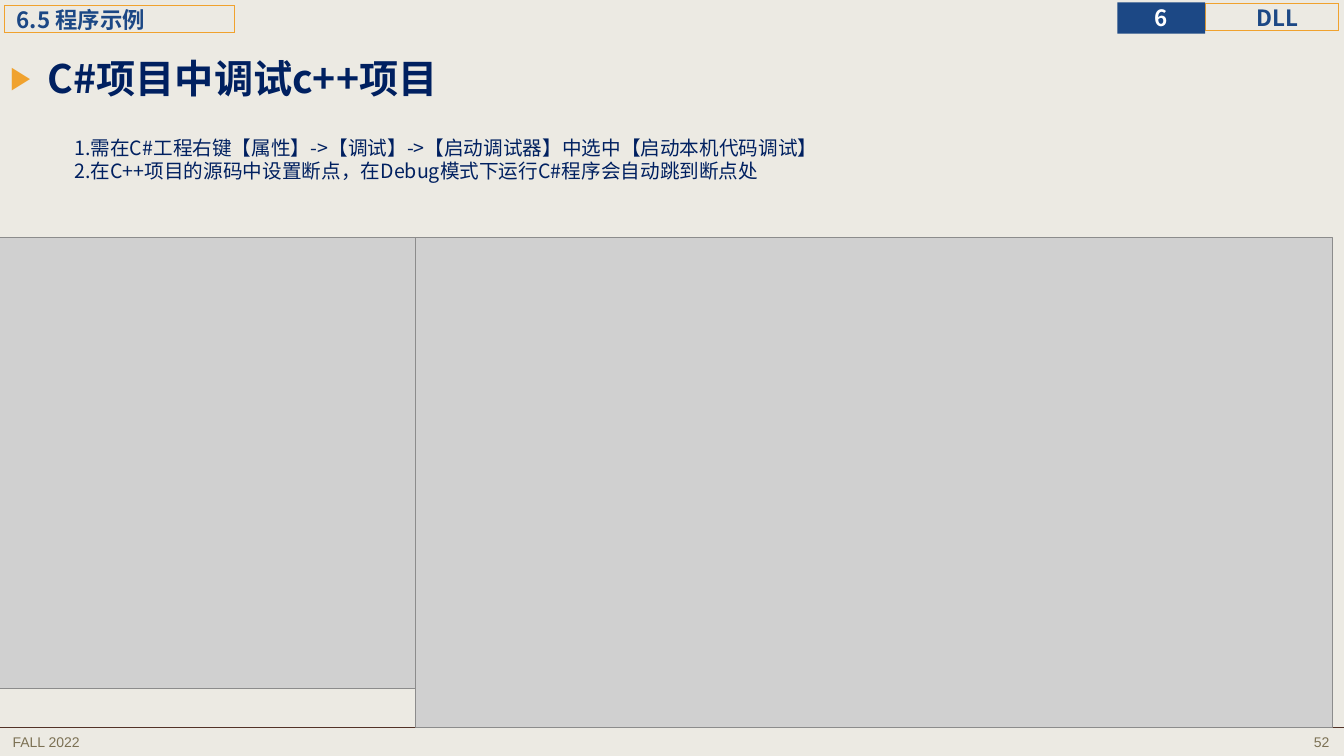
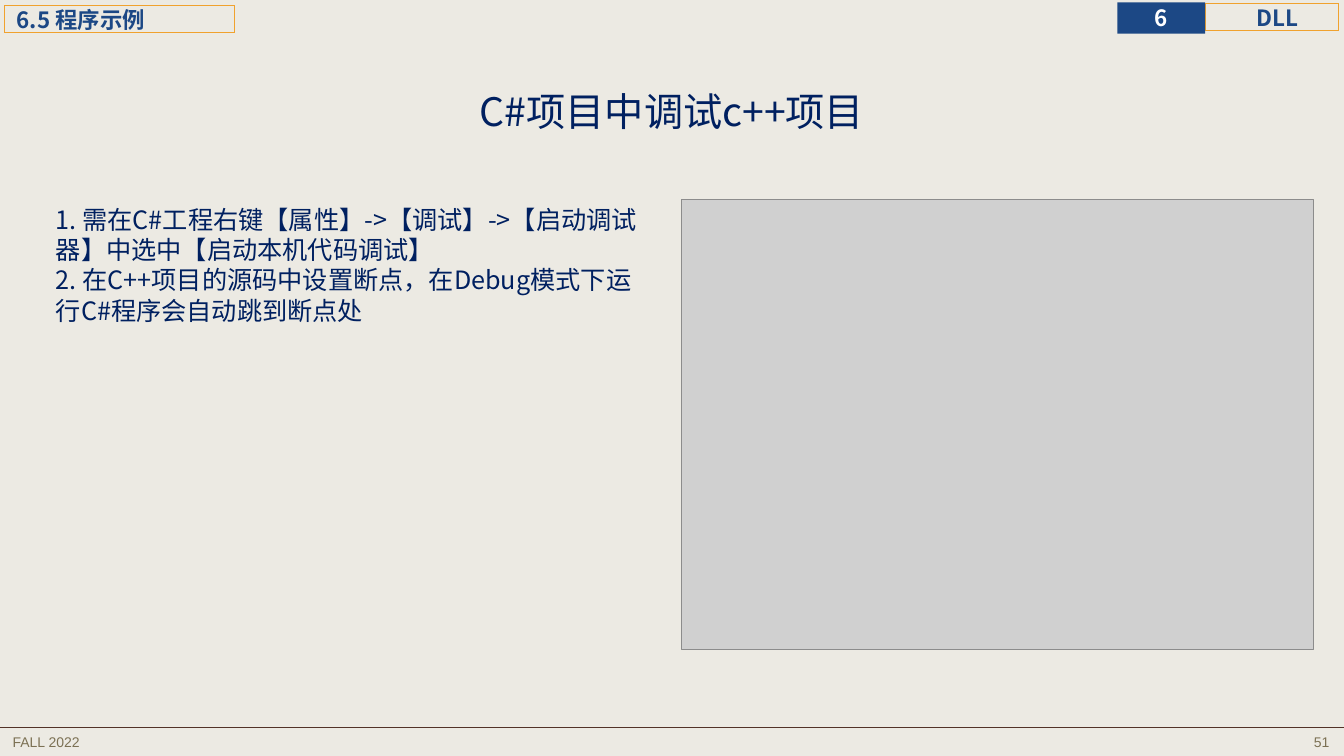
Before and after one commit to principleWindows/win-principle-2022, a slide deck: slide 51 of slides/instruction/principleWindows_6.pptx (slide 52 before the commit). Drawn at 1344x756 pixels with LibreOffice and Linux fonts; fonts in the diff are those of the drawing; grey boxes stand for pictures. Boxes give left, top, right and bottom in pixels: in the first picture for what was removed or moved away, otherwise in the second. Text is boxed around its words. In the diff, an @@ line names an element or a change of style, - is before the commit and + after.

```diff
--- a/slides/instruction/principleWindows_6.pptx
+++ b/slides/instruction/principleWindows_6.pptx
@@ title "C#项目中调试c++项目": place and size @@
-title "C#项目中调试c++项目" at (48,59,438,97)
+title "C#项目中调试c++项目" at (480,93,864,129)
@@ title "C#项目中调试c++项目" at (480,93,864,129): bold off; alignment left to centre; bullet ▶ to none; line spacing 1 to 0.9; less space between paragraphs; vertical alignment top to middle @@
@@ text at (56,207,637,322): text changed; size 14 to 18 pt @@
-1.需在C#工程右键【属性】->【调试】->【启动调试器】中选中【启动本机代码调试】
-2.在C++项目的源码中设置断点，在Debug模式下运行C#程序会自动跳到断点处
+1. 需在C#工程右键【属性】->【调试】->【启动调试器】中选中【启动本机代码调试】
+2. 在C++项目的源码中设置断点，在Debug模式下运行C#程序会自动跳到断点处
@@ picture: place and size @@
-picture at (416,238,1334,728)
+picture at (682,200,1314,650)
@@ picture removed at (0,238,874,689) @@
@@ page number at (1314,737,1330,747): text changed @@
-52
+51
```
Also in this commit, not shown: 2 other slides changed, 1 slide removed, 6 other files.
